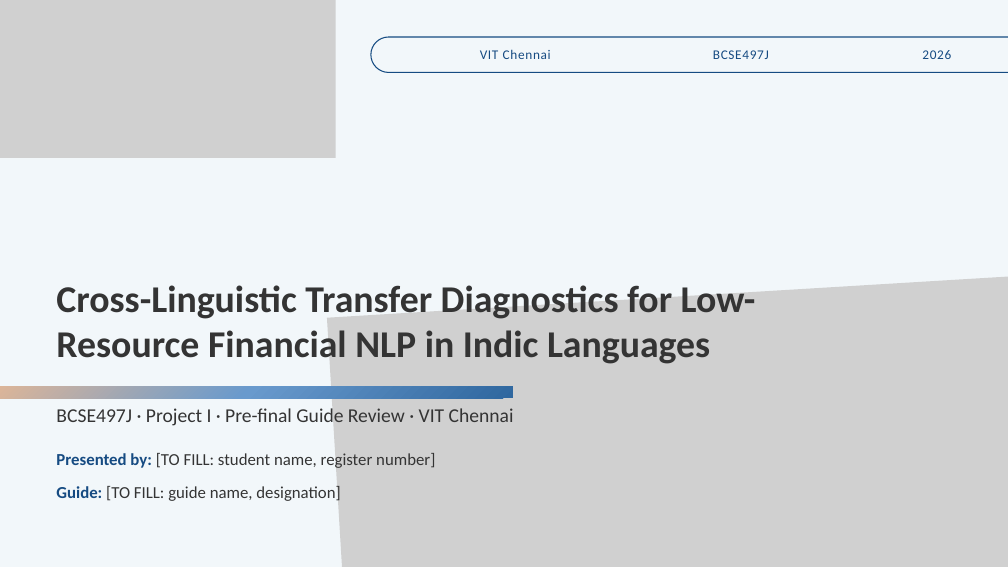
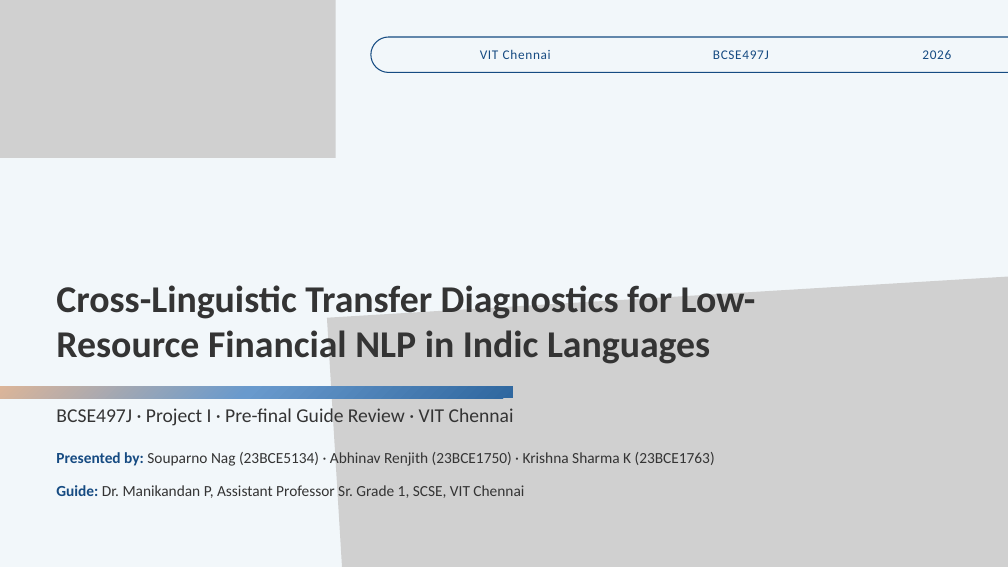
Before and after one commit to souparno-nag/Cross-Linguistic_Transfer_Diagnotic_for_Financial_NLP_in_Indic_Languages, a slide deck: slide 1 of presentation/BCSE497J_Project_I_Final_Review.pptx. Drawn at 1008x567 pixels with LibreOffice and Linux fonts; fonts in the diff are those of the drawing; grey boxes stand for pictures. Boxes give left, top, right and bottom in pixels: in the first picture for what was removed or moved away, otherwise in the second. Text is boxed around its words. In the diff, an @@ line names an element or a change of style, - is before the commit and + after.

```diff
--- a/presentation/BCSE497J_Project_I_Final_Review.pptx
+++ b/presentation/BCSE497J_Project_I_Final_Review.pptx
@@ text at (x1=56, y1=450, x2=715, y2=468): text changed; size 24 to 22 pt @@
-Presented by: [TO FILL: student name, register number]
+Presented by: Souparno Nag (23BCE5134) · Abhinav Renjith (23BCE1750) · Krishna Sharma K (23BCE1763)
@@ text at (x1=56, y1=485, x2=524, y2=498): text changed; size 24 to 22 pt @@
-Guide: [TO FILL: guide name, designation]
+Guide: Dr. Manikandan P, Assistant Professor Sr. Grade 1, SCSE, VIT Chennai
```
Also in this commit, not shown: 9 other slides changed, 12 slides added, 9 slides removed, 4 other files.
